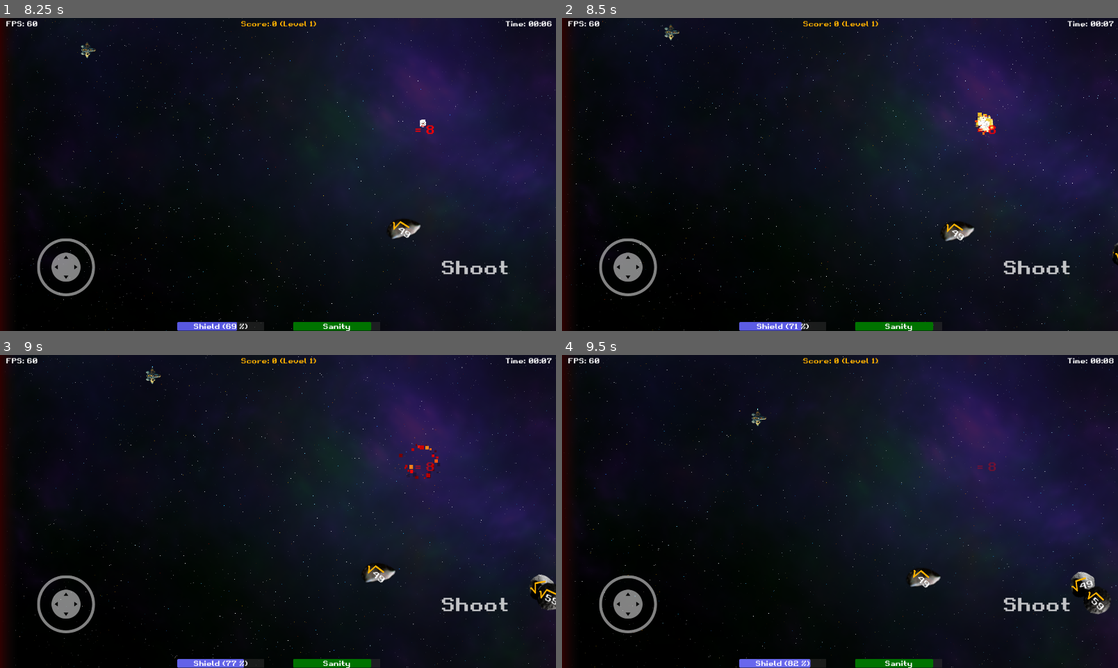
Above: before the commit, frames 1-4 (two rows, left to right).
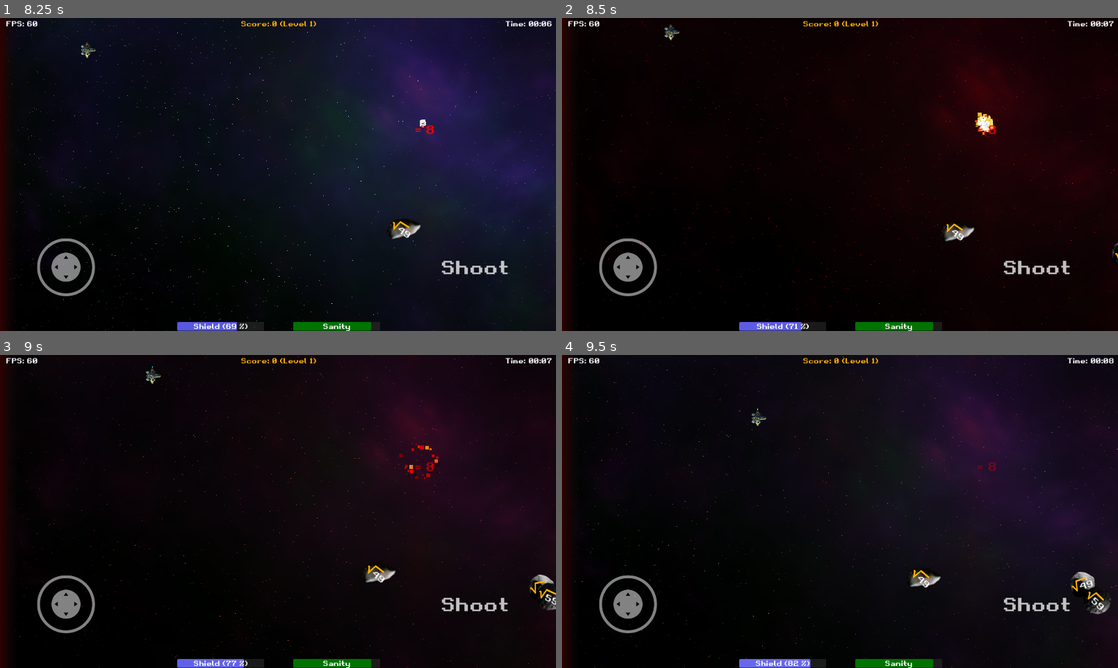
Above: after the commit, the same moments.

Repository: gingerr/ggj-2023-roots-one
Game: Godot game, scene res://pregame/MainMenu.tscn
Same seed, same stepped clock (60 frames per second), same inputs: the game is played once before the commit and once after it.
Inputs (mouse positions are in pixels of both pictures, inside the frame that each line leads up to):
- Up to frame 1 (8.25 s): click "New Game" at 0.5 s; tap Enter (ui_accept) at 1.25, 1.52, 4.52, 7.52 s; move the mouse to (250, 237) at 1.27 s; hold Up (ui_up) 1.28-2 s; click (250, 237) at 1.42 s; drag from (444, 221) to (311, 168) at 2.02 s; move the mouse to (111, 127) at 2.77 s; hold Left (ui_left) 2.78-3.5 s; drag from (305, 174) to (111, 127) at 3.52 s; move the mouse to (194, 96) at 4.27 s; hold Down (ui_down) 4.28-5 s; drag from (400, 158) to (194, 96) at 5.02 s; move the mouse to (166, 190) at 5.77 s; hold Up (ui_up) 5.78-6.5 s; click (166, 190) at 5.92 s; drag from (333, 105) to (461, 212) at 6.52 s; move the mouse to (250, 237) at 7.27 s; hold Right (ui_right) 7.28-8 s; drag from (444, 221) to (311, 111) at 8.02 s
- Up to frame 2 (8.5 s): no input
- Up to frame 3 (9 s): move the mouse to (111, 464) at 8.77 s; hold Down (ui_down) from 8.78 s (still down)
- Up to frame 4 (9.5 s): keep holding Down (ui_down)

Frame 1 is identical in both runs. In frame 2, 47% of the frame differs, in the area x 0-100%, y 0-100%; in frame 3, 29%; in frame 4, 11%.

Commit message:
adds health pickups and health change fullscreen effects

Diff:
--- a/asteroid/EnemyRoot.gd
+++ b/asteroid/EnemyRoot.gd
@@ -119,7 +119,7 @@
 		collide(area, self)
 		get_viewport().set_input_as_handled()
 
-func _on_player_colission(body: Node):
+func _on_player_collision(body: Node):
 	# hit player and despawn
 	if (body is Player):
 		explode()
--- a/asteroid/EnemyRoot.tscn
+++ b/asteroid/EnemyRoot.tscn
@@ -41,4 +41,4 @@
 volume_db = -5.0
 
 [connection signal="area_entered" from="." to="." method="_on_area_entered"]
-[connection signal="body_entered" from="." to="." method="_on_player_colission"]
+[connection signal="body_entered" from="." to="." method="_on_player_collision"]
--- /dev/null
+++ b/background/BackgroundLayer.gd
@@ -0,0 +1,16 @@
+extends CanvasLayer
+
+var tween: Tween = null
+
+func colorModulate(color: Color):
+	$CanvasModulate.color = color;
+
+func flash(color: Color, keepTargetColor: bool):
+	if tween:
+		tween.kill()
+
+	tween = $CanvasModulate.create_tween()
+	tween.tween_property($CanvasModulate, 'color', Color.WHITE, 0.05).set_ease(Tween.EASE_OUT)
+	tween.tween_property($CanvasModulate, 'color', color, 0.05).set_ease(Tween.EASE_OUT)
+	if !keepTargetColor:
+		tween.tween_property($CanvasModulate, 'color', Color.WHITE, 2).set_ease(Tween.EASE_OUT)
--- a/background/BackgroundLayer.tscn
+++ b/background/BackgroundLayer.tscn
@@ -1,5 +1,6 @@
-[gd_scene load_steps=5 format=3 uid="uid://c4qdkjgpo0i5h"]
+[gd_scene load_steps=6 format=3 uid="uid://c4qdkjgpo0i5h"]
 
+[ext_resource type="Script" path="res://background/BackgroundLayer.gd" id="1_l3kwm"]
 [ext_resource type="Texture2D" uid="uid://cwu3adlygfiwh" path="res://background/res/nebulaSmall.png" id="2_uskju"]
 [ext_resource type="Script" path="res://background/Nebula.gd" id="3_bw12f"]
 [ext_resource type="Script" path="res://background/ParticleStars.gd" id="4_5pxbr"]
@@ -7,6 +8,7 @@
 
 [node name="BackgroundLayer" type="CanvasLayer"]
 layer = -1
+script = ExtResource("1_l3kwm")
 
 [node name="Purple Nebula" type="Sprite2D" parent="."]
 self_modulate = Color(0.788235, 0.156863, 0.988235, 0.341176)
@@ -129,3 +131,6 @@
 scale_curve_x = null
 scale_curve_y = null
 color_initial_ramp = ExtResource("4_svwdm")
+
+[node name="CanvasModulate" type="CanvasModulate" parent="."]
+process_mode = 3
--- a/game/Game.gd
+++ b/game/Game.gd
@@ -14,12 +14,14 @@
 var level_timer 				= 0
 
 const squareRootFactory = preload("res://asteroid/EnemyRoot.tscn")
+const sanityFactory = preload("res://pickups/sanity.tscn")
 const gameOverPreload = preload("res://game/GameOver.tscn")
 
 func _ready():
 	$HUD.setLevel(level)
 
 func _enter_tree():
+	$BackgroundLayer.colorModulate(Color.WHITE)
 	if not DisplayServer.is_touchscreen_available():
 		$MobileControls.hide()
 		Input.set_mouse_mode(Input.MOUSE_MODE_HIDDEN)
@@ -72,8 +74,12 @@
 	$HUD.visible = false
 	add_child(gameOver)
 
-func _on_player_health_changed(value: int):
+func _on_player_health_changed(value: int, change: int, visualize: bool):
+	var player: Player = $Player
 	$HUD.setHealth(value)
+	if visualize:
+		var color: Color = Color.GREEN if change > 0 else Color.RED
+		$BackgroundLayer.flash(color, value == 0)
 
 func _on_player_max_health_changed(value: int):
 	$HUD.setMaxHealth(value)
@@ -92,3 +98,7 @@
 
 func _on_touch_screen_button_released():
 	%ShootButtonLabel.set_theme_type_variation("")
+
+func _on_pickup_spawn_timer_timeout():
+	var pickup = sanityFactory.instantiate()
+	add_child(pickup)
--- a/game/Game.tscn
+++ b/game/Game.tscn
@@ -89,9 +89,14 @@
 shape = SubResource("RectangleShape2D_621lr")
 action = "ui_accept"
 
+[node name="PickupSpawnTimer" type="Timer" parent="."]
+wait_time = 60.0
+autostart = true
+
 [connection signal="dead" from="Player" to="." method="_on_Player_dead"]
 [connection signal="health_changed" from="Player" to="." method="_on_player_health_changed"]
 [connection signal="max_health_changed" from="Player" to="." method="_on_player_max_health_changed"]
 [connection signal="shield_changed" from="Player" to="." method="_on_player_shield_changed"]
 [connection signal="pressed" from="MobileControls/ShootButtonLabel/TouchScreenButton" to="." method="_on_touch_screen_button_pressed"]
 [connection signal="released" from="MobileControls/ShootButtonLabel/TouchScreenButton" to="." method="_on_touch_screen_button_released"]
+[connection signal="timeout" from="PickupSpawnTimer" to="." method="_on_pickup_spawn_timer_timeout"]
--- /dev/null
+++ b/pickups/sanity.gd
@@ -0,0 +1,22 @@
+class_name Sanity
+extends RigidBody2D
+
+# Called when the node enters the scene tree for the first time.
+func _ready():
+	# position & movement
+	var x = get_viewport_rect().size.x + 50
+	var y = randf_range(50,get_viewport_rect().size.y - 50)
+	position = Vector2(x, y)
+	var speed = -get_viewport_rect().size.x / 10
+	constant_torque = 25
+	apply_central_impulse(Vector2(speed, 0))
+
+func _on_body_entered(body: Node2D):
+	print('_on_body_entered')
+	if (body is Player):
+		body.change_health(+1)
+		$EOLParticles.emitting = true
+		$EOLParticles.reparent(get_parent())
+		$EOLAudio.play(0)
+		$EOLAudio.reparent(get_parent())
+		queue_free()
--- /dev/null
+++ b/pickups/sanity.tscn
@@ -0,0 +1,78 @@
+[gd_scene load_steps=7 format=3 uid="uid://c7k3wy8j0mdfi"]
+
+[ext_resource type="Script" path="res://pickups/sanity.gd" id="1_nre1m"]
+[ext_resource type="Texture2D" uid="uid://ckgxcq2drlq1k" path="res://game/res/sqroot.png" id="1_p8fkv"]
+[ext_resource type="AudioStream" uid="uid://drsteog41cmmt" path="res://pickups/shield-recharging-107016.mp3" id="3_npaea"]
+
+[sub_resource type="CircleShape2D" id="CircleShape2D_ysh8m"]
+radius = 17.0294
+
+[sub_resource type="Gradient" id="Gradient_ssg5n"]
+colors = PackedColorArray(1, 1, 1, 1, 0, 0, 0, 1)
+
+[sub_resource type="Gradient" id="Gradient_psisd"]
+
+[node name="sanity" type="RigidBody2D"]
+gravity_scale = 2.66454e-15
+max_contacts_reported = 1
+contact_monitor = true
+script = ExtResource("1_nre1m")
+
+[node name="Label" type="Label" parent="."]
+offset_left = -8.32353
+offset_top = -7.05882
+offset_right = 24.6765
+offset_bottom = 16.9412
+theme_override_colors/font_color = Color(0, 1, 0, 1)
+theme_override_colors/font_outline_color = Color(0, 0, 0, 1)
+theme_override_constants/outline_size = 1
+theme_override_font_sizes/font_size = 16
+text = "+1"
+
+[node name="RootSprite" type="Sprite2D" parent="."]
+modulate = Color(1, 0.698039, 0, 1)
+position = Vector2(-6.23529, 0)
+scale = Vector2(0.3, 0.3)
+texture = ExtResource("1_p8fkv")
+
+[node name="CollisionShape2D" type="CollisionShape2D" parent="."]
+shape = SubResource("CircleShape2D_ysh8m")
+
+[node name="EOLParticles" type="CPUParticles2D" parent="."]
+emitting = false
+amount = 2048
+one_shot = true
+explosiveness = 0.8
+randomness = 1.0
+emission_shape = 2
+emission_sphere_radius = 16.0
+direction = Vector2(2.08165e-12, 2.08165e-12)
+spread = 180.0
+gravity = Vector2(2.08165e-12, 2.08165e-12)
+initial_velocity_max = 1000.0
+scale_amount_min = 0.0
+scale_amount_max = 3.0
+color = Color(0.584314, 1, 0, 1)
+color_ramp = SubResource("Gradient_ssg5n")
+color_initial_ramp = SubResource("Gradient_psisd")
+
+[node name="ConstantParticles" type="CPUParticles2D" parent="."]
+amount = 16
+speed_scale = 0.15
+randomness = 0.5
+emission_shape = 2
+emission_sphere_radius = 16.0
+direction = Vector2(1, 2.08165e-12)
+spread = 180.0
+gravity = Vector2(2.08165e-12, 2.08165e-12)
+initial_velocity_max = 500.0
+scale_amount_min = 0.0
+scale_amount_max = 3.0
+color = Color(0.584314, 1, 0, 1)
+color_ramp = SubResource("Gradient_ssg5n")
+color_initial_ramp = SubResource("Gradient_psisd")
+
+[node name="EOLAudio" type="AudioStreamPlayer2D" parent="."]
+stream = ExtResource("3_npaea")
+
+[connection signal="body_entered" from="." to="." method="_on_body_entered"]
--- a/player/Player.gd
+++ b/player/Player.gd
@@ -3,7 +3,7 @@
 
 signal shoot
 signal dead
-signal health_changed(value: int)
+signal health_changed(value: int, change: int, visualize: bool)
 signal max_health_changed(value: int)
 signal shield_changed(value: float)
 
@@ -98,11 +98,13 @@
 	emit_signal("shoot", Bullet, rotation, position)
 
 func change_health(value: int):
+	var visualize: bool = true
 	if(value > 0 && (health == 0 || health == null)):
 		max_health_changed.emit(value)
+		visualize = false
 
 	health += value
-	health_changed.emit(health)
+	health_changed.emit(health, value, visualize)
 
 	if health == 0:
 		explode()
--- a/project.godot
+++ b/project.godot
@@ -12,7 +12,7 @@
 
 config/name="shRooter"
 run/main_scene="res://pregame/MainMenu.tscn"
-config/features=PackedStringArray("4.0")
+config/features=PackedStringArray("4.1")
 boot_splash/bg_color=Color(0, 0, 0, 1)
 boot_splash/image="res://resources/splash.png"
 boot_splash/fullsize=false
@@ -27,10 +27,10 @@
 
 window/size/viewport_width=1920
 window/size/viewport_height=1080
-window/dpi/allow_hidpi=false
 window/subwindows/embed_subwindows=false
 window/stretch/mode="viewport"
 window/stretch/aspect="expand"
+window/dpi/allow_hidpi=false
 window/size/fullscreen=true
 window/vsync/use_vsync=true
 
Not shown, added: pickups/shield-recharging-107016.mp3.import
Not shown, added: pickups/shield-recharging-107016.mp3
